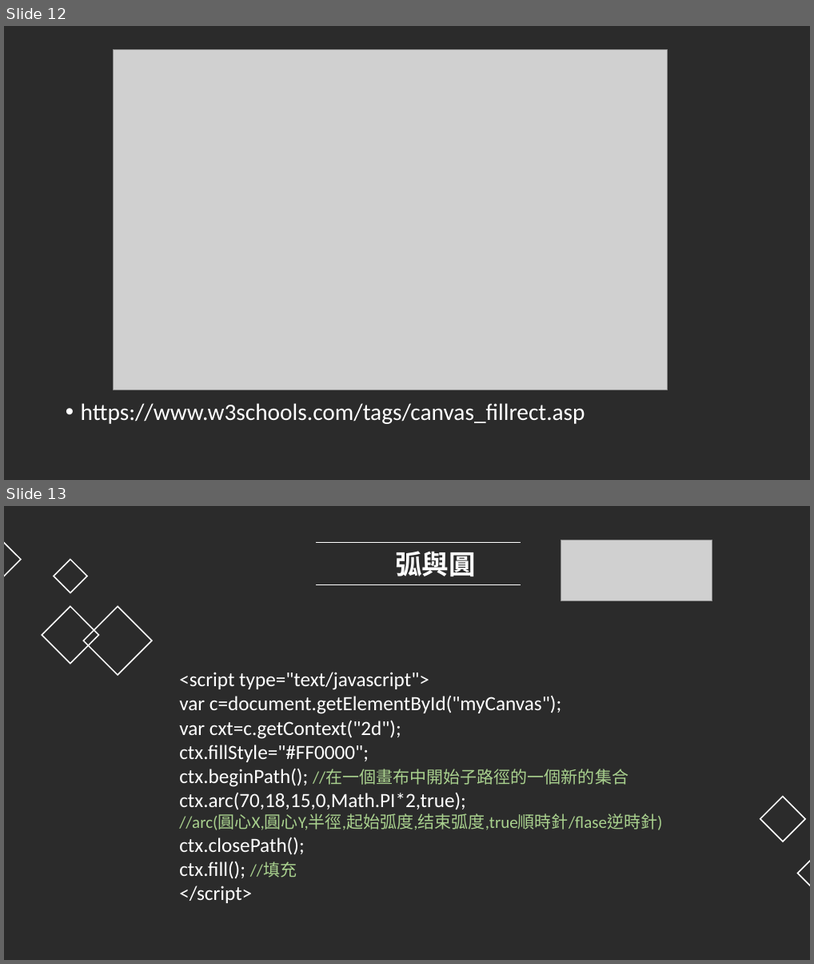
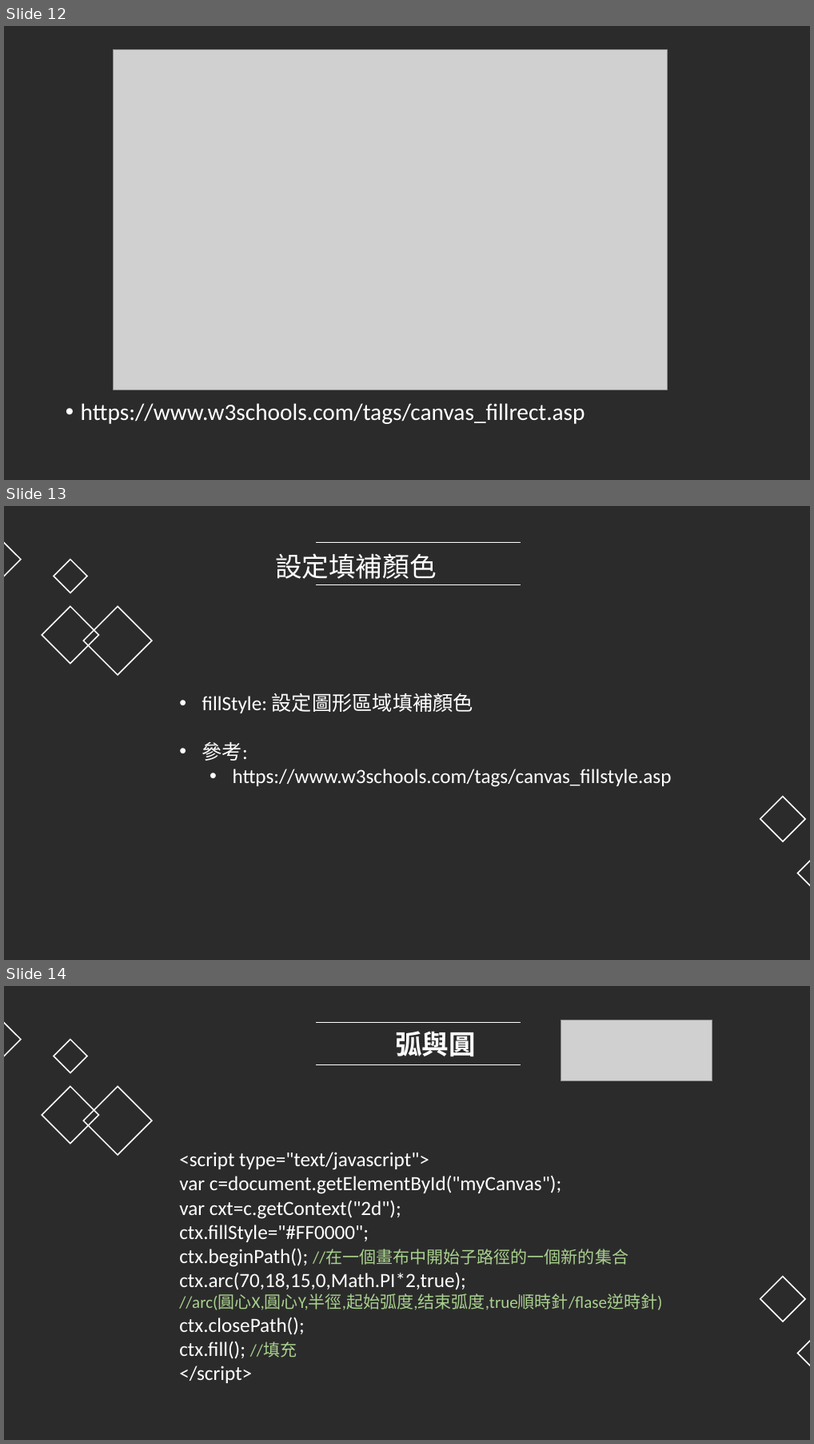
Before and after one commit to mos2718/FHIR_PACS, a slide deck: HTML5Canvas/HTMLCanvasIntroduction.pptx. Shown one above the other, each under a label of ours: slides 12 and 13 before the commit, slides 12, 13 and 14 after it. The pictures are 814x964 and 814x1444 pixels, drawn with LibreOffice and Linux fonts; fonts in the diff are those of the drawing; grey boxes stand for pictures; background and template pictures are left out; a plain dark background stands for a picture behind light text. Boxes give left, top, right and bottom in pixels: in the first picture for what was removed or moved away, otherwise in the second. Text is boxed around its words. In the diff, an @@ line names an element or a change of style, - is before the commit and + after.

```diff
--- a/HTML5Canvas/HTMLCanvasIntroduction.pptx
+++ b/HTML5Canvas/HTMLCanvasIntroduction.pptx
@@ slide 13 added at box(4, 506, 810, 960), background picture (left out) @@
@@ diamond added at box(4, 542, 20, 576), outline #FFFFFF 1.5 pt @@
@@ text added at box(275, 553, 437, 579), 32 pt, text #FFFFFF @@
+設定填補顏色
@@ line added from (317, 542) to (521, 542), #FFFFFF 0.5 pt @@
@@ diamond added at box(54, 560, 87, 592), outline #FFFFFF 1.5 pt @@
@@ line added from (317, 584) to (521, 584), #FFFFFF 0.5 pt @@
@@ diamond added at box(42, 607, 99, 664), outline #FFFFFF 1.5 pt @@
@@ diamond added at box(83, 607, 152, 675), outline #FFFFFF 1.5 pt @@
@@ text added at box(202, 693, 672, 787), 24 pt, text #FFFFFF @@
+• fillStyle: 設定圖形區域填補顏色
+• 參考:
+  • https://www.w3schools.com/tags/canvas_fillstyle.asp
@@ diamond added at box(761, 796, 806, 842), outline #FFFFFF 1.5 pt @@
@@ diamond added at box(798, 856, 810, 889), outline #FFFFFF 1.5 pt @@
@@ what was slide 13 is now slide 14 @@
```
Also in this commit, not shown: 2 slides changed, 1 other slide added, 2 other files.
